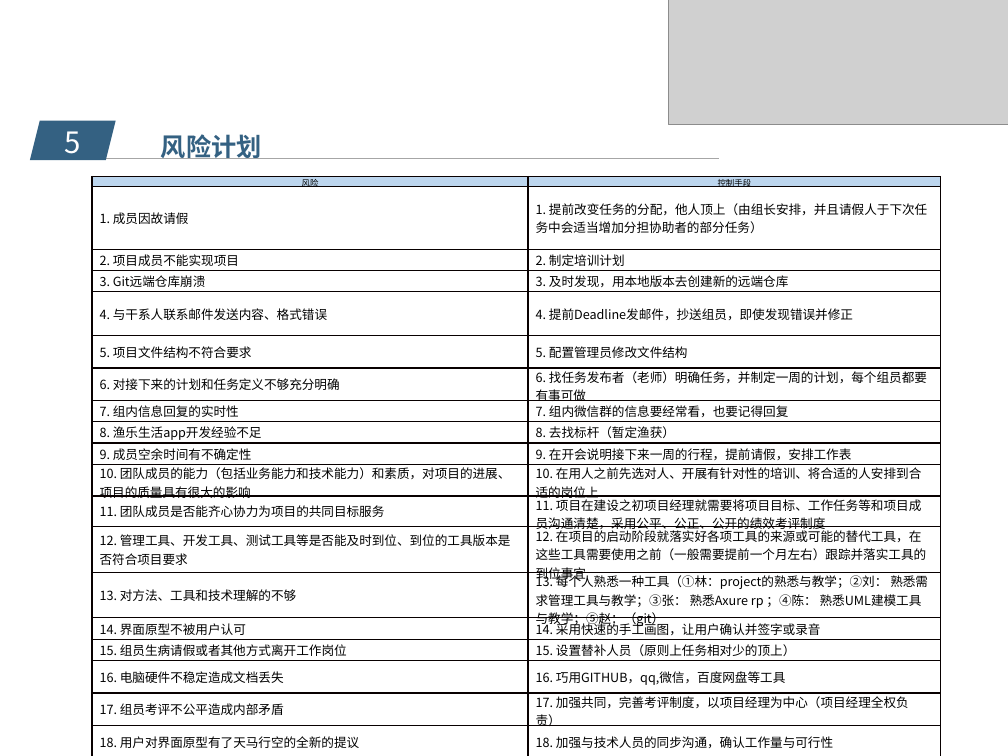
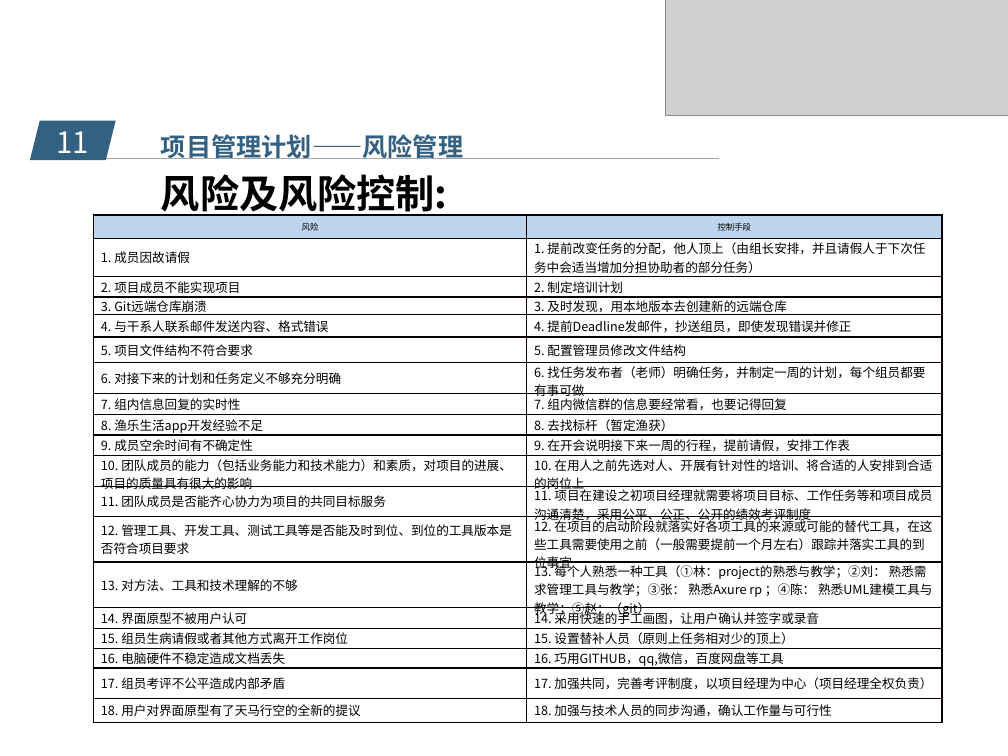
Before and after one commit to popopoi/PRD2018-G07, a slide deck: slide 18 of 受控文档/项目计划/PRD2018-G07-项目计划PPT.pptx (slide 10 before the commit). Drawn at 1008x756 pixels with LibreOffice and Linux fonts; fonts in the diff are those of the drawing; grey boxes stand for pictures; background and template pictures are left out. Boxes give left, top, right and bottom in pixels: in the first picture for what was removed or moved away, otherwise in the second. Text is boxed around its words. In the diff, an @@ line names an element or a change of style, - is before the commit and + after.

Commit message:
修订［PRD2018-G07-可行性分析报告］（修改了预算表） 修订［PRD2018-G07-需求工程项目计划］（修改了预算表／采购表） 修订［PRD2018-G07-成本管理计划］（修改了预算表） 修订［PRD2018-G07-配置管理计划］（修改了会议文档的上传规范） 修订［PRD2018-G07-采购管理计划］（修改了采购表） 修订［PRD2018-G07-项目计划PPT］（丰富和完善了内容）

```diff
--- a/受控文档/项目计划/PRD2018-G07-项目计划PPT.pptx
+++ b/受控文档/项目计划/PRD2018-G07-项目计划PPT.pptx
@@ picture: place and size @@
-picture at bbox=[668, 0, 1008, 125]
+picture at bbox=[666, 0, 1008, 116]
@@ text at bbox=[56, 131, 89, 161]: text changed @@
-5
+11
@@ text at bbox=[161, 134, 463, 159]: text changed @@
-风险计划
+项目管理计划——风险管理
@@ text added at bbox=[161, 174, 448, 219], 28 pt, text #000000, bold @@
+风险及风险控制:
@@ table: place and size @@
-table at bbox=[92, 176, 940, 756]
+table at bbox=[94, 215, 942, 720]
```
Also in this commit, not shown: 5 other slides changed, 14 slides added, 3 slides removed, 5 other files.
